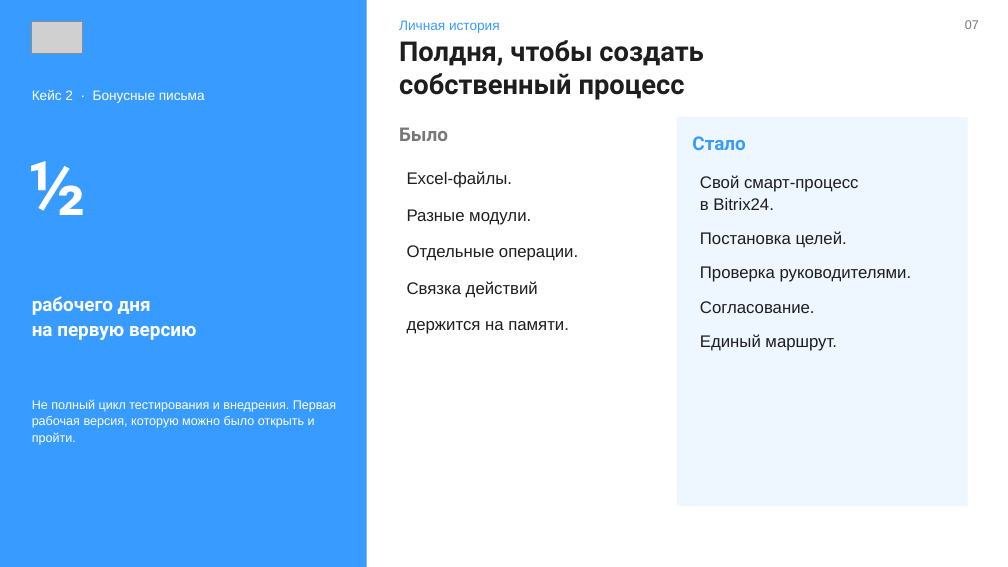
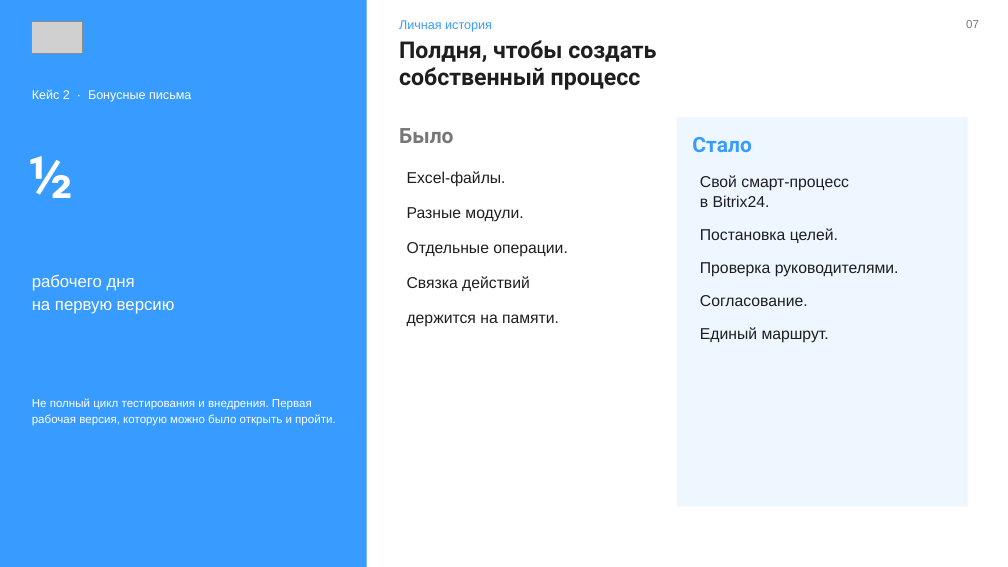
Before and after one commit to Nikisheva/html_krit, a slide deck: slide 7 of HR_API_KRIT_Nikisheva_2026.pptx. Drawn at 1008x567 pixels with LibreOffice and Linux fonts; fonts in the diff are those of the drawing; grey boxes stand for pictures. Boxes give left, top, right and bottom in pixels: in the first picture for what was removed or moved away, otherwise in the second. Text is boxed around its words. In the diff, an @@ line names an element or a change of style, - is before the commit and + after.

```diff
--- a/HR_API_KRIT_Nikisheva_2026.pptx
+++ b/HR_API_KRIT_Nikisheva_2026.pptx
@@ text "Личная история" at (399, 20, 492, 32): size 13 to 12 pt @@
@@ text "07" at (966, 20, 979, 28): size 12 to 11 pt @@
@@ text "Полдня, чтобы создать" at (399, 40, 656, 90): size 26 to 22 pt @@
@@ text "Кейс 2 · Бонусные письма" at (32, 89, 191, 102): size 13 to 12 pt @@
@@ text "½" at (29, 156, 74, 198): size 72 to 56 pt @@
@@ text "Было" at (399, 128, 453, 143): size 18 to 20 pt @@
@@ text "Стало" at (692, 137, 751, 152): size 18 to 20 pt @@
@@ text "Excel-файлы." at (407, 171, 567, 327): size 16 to 15 pt @@
@@ text "Свой смарт-процесс в Bitrix24." at (700, 175, 899, 343): size 16 to 15 pt @@
@@ text "рабочего дня": place and size @@
-text "рабочего дня" at (32, 296, 196, 340)
+text "рабочего дня" at (32, 275, 175, 314)
@@ text "рабочего дня" at (32, 275, 175, 314): size 18 to 16 pt, font Roboto to Arial, bold off; line spacing 1.08 to 1.12 @@
@@ text "Не полный цикл тестирования и ..." at (32, 398, 336, 426): size 12 to 11 pt @@
```
Also in this commit, not shown: 13 other slides changed, 3 other files.
